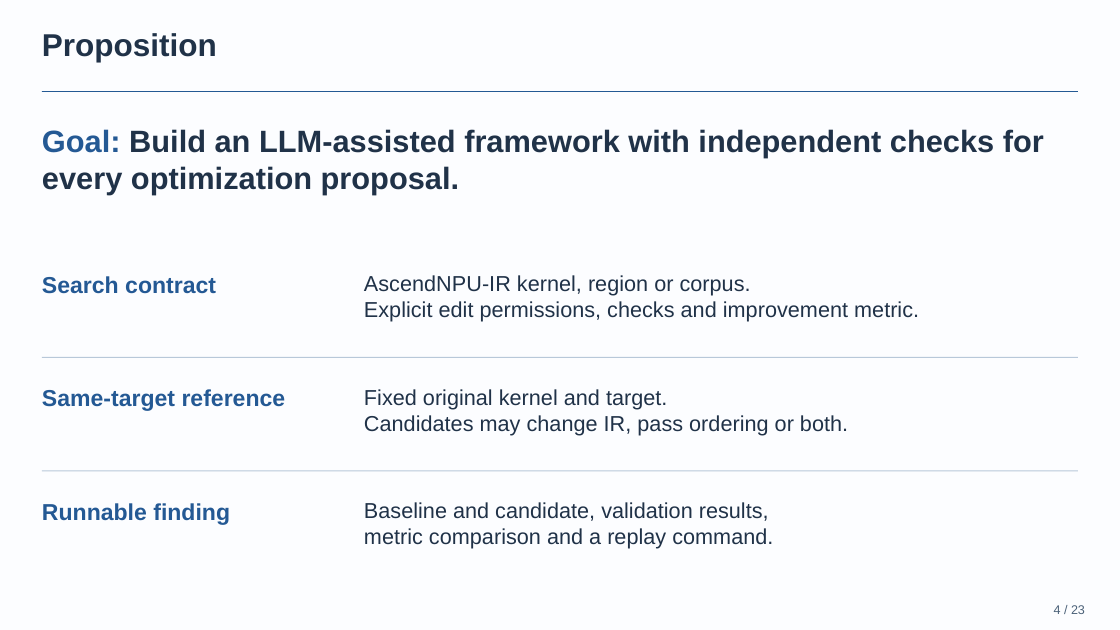
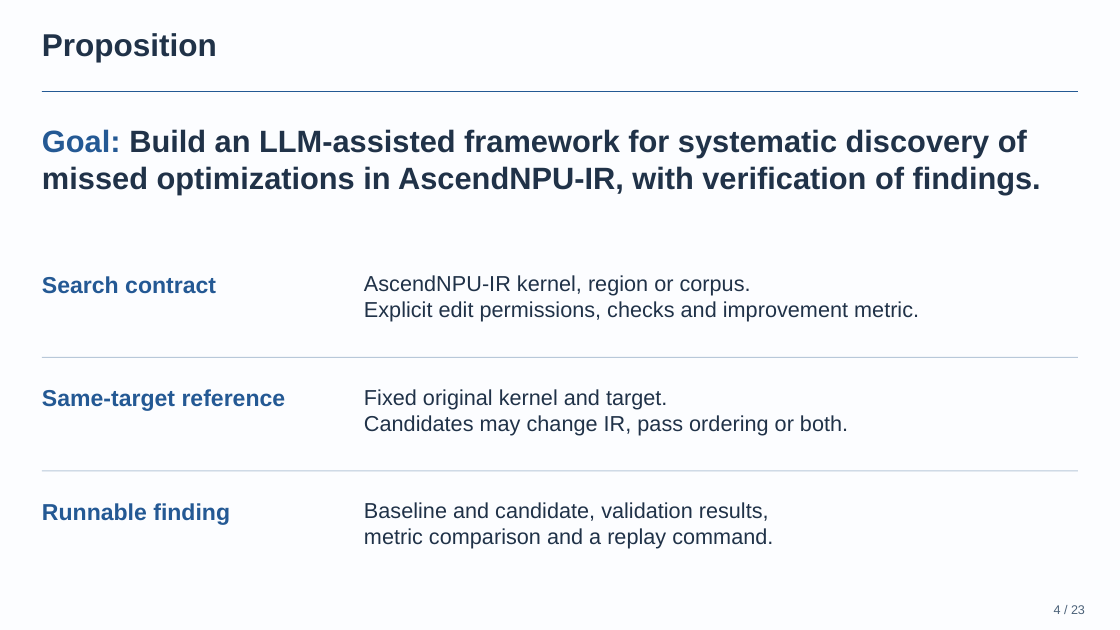
Before and after one commit to BonZirka/ascend-npu-optimization-research, a slide deck: slide 4 of output/ascend-optimization-pitch/ascend-optimization-technical.pptx. Drawn at 1120x630 pixels with LibreOffice and Linux fonts; fonts in the diff are those of the drawing. Boxes give left, top, right and bottom in pixels: in the first picture for what was removed or moved away, otherwise in the second. Text is boxed around its words. In the diff, an @@ line names an element or a change of style, - is before the commit and + after.

Commit message:
Settle the proposition goal wording

```diff
--- a/output/ascend-optimization-pitch/ascend-optimization-technical.pptx
+++ b/output/ascend-optimization-pitch/ascend-optimization-technical.pptx
@@ text at bbox=[42, 129, 1041, 195]: text changed @@
-Goal: Build an LLM-assisted framework with independent checks for every optimization proposal.
+Goal: Build an LLM-assisted framework for systematic discovery of missed optimizations in AscendNPU-IR, with verification of findings.
```
Also in this commit, not shown: 4 other files.
